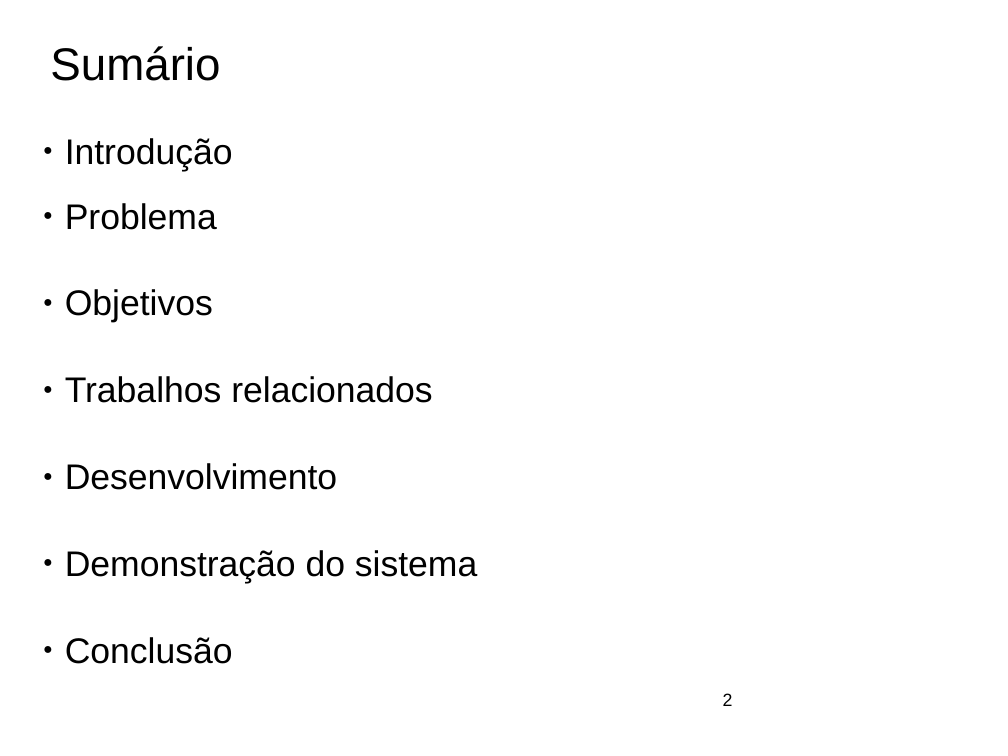
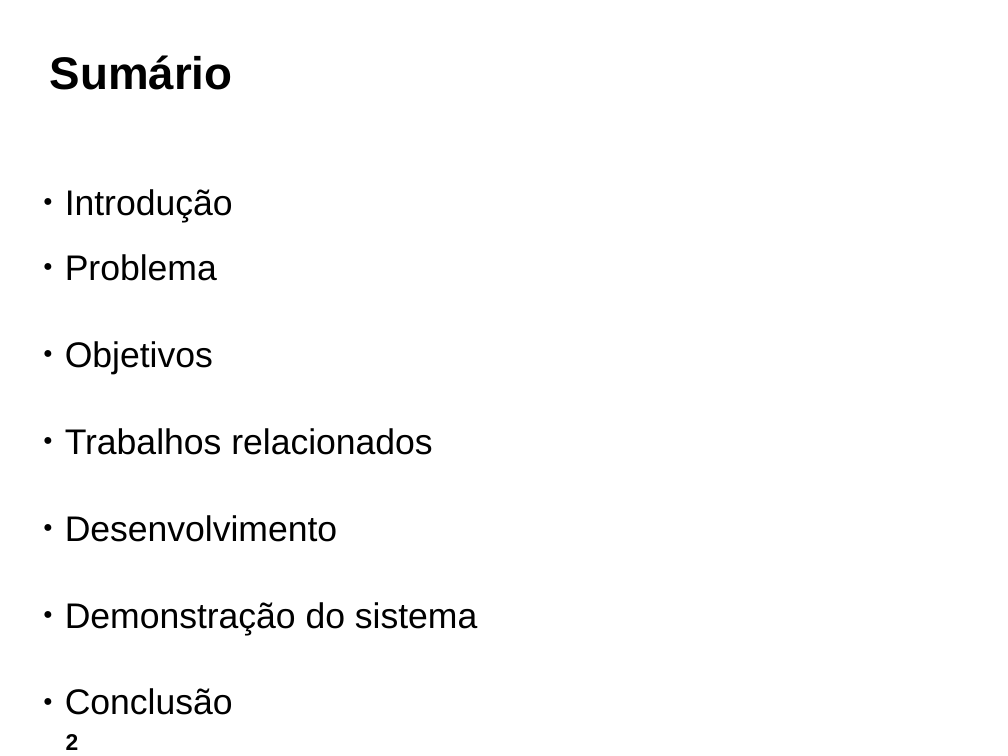
Before and after one commit to ftomasini/smdb, a slide deck: slide 2 of Documentos/FTOMASINI/FINAL/APRESENTACAO.odp. Drawn at 1008x756 pixels with LibreOffice and Linux fonts; fonts in the diff are those of the drawing; background and template pictures are left out. Boxes give left, top, right and bottom in pixels: in the first picture for what was removed or moved away, otherwise in the second. Text is boxed around its words. In the diff, an @@ line names an element or a change of style, - is before the commit and + after.

```diff
--- a/Documentos/FTOMASINI/FINAL/APRESENTACAO.odp
+++ b/Documentos/FTOMASINI/FINAL/APRESENTACAO.odp
@@ title "Sumário": place and size @@
-title "Sumário" at <box>50,46,220,81</box>
+title "Sumário" at <box>50,55,233,90</box>
@@ title "Sumário" at <box>50,55,233,90</box>: bold on @@
@@ subtitle "Introdução": place and size @@
-subtitle "Introdução" at <box>65,138,477,583</box>
+subtitle "Introdução" at <box>65,189,477,635</box>
@@ page number: place and size @@
-page number at <box>723,693,733,706</box>
+page number at <box>66,734,79,750</box>
@@ page number at <box>66,734,79,750</box>: size 14 to 18 pt, bold on; alignment left to centre @@
```
Also in this commit, not shown: 13 other slides changed, 13 slides added, 14 slides removed, 1 other file.
